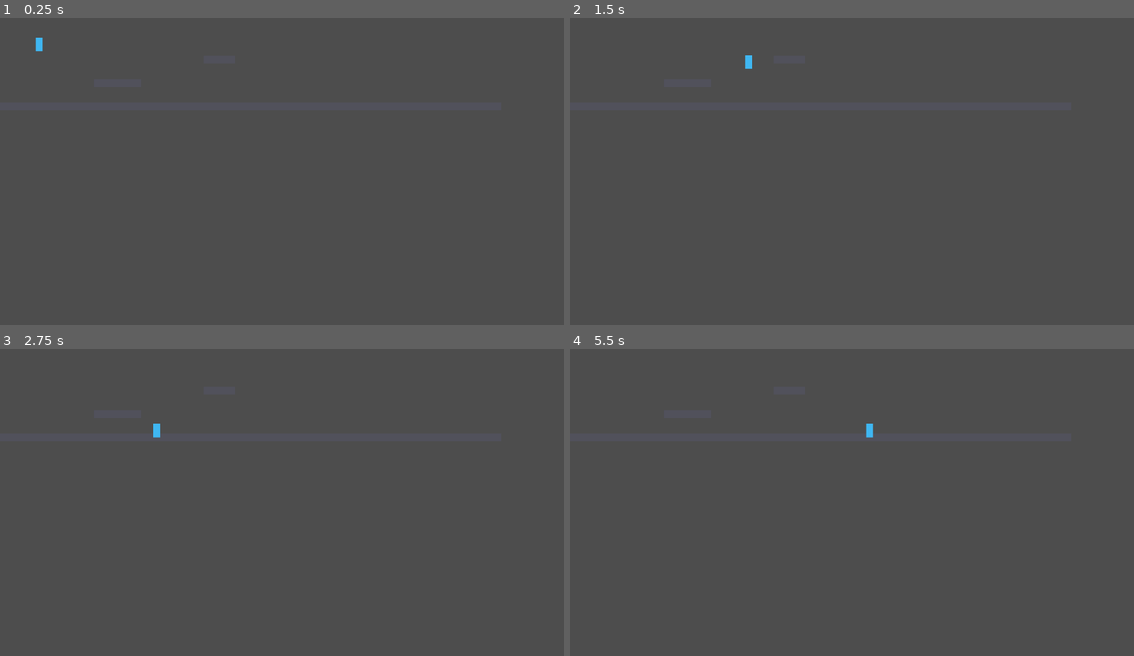
Above: before the commit, frames 1-4 (two rows, left to right).
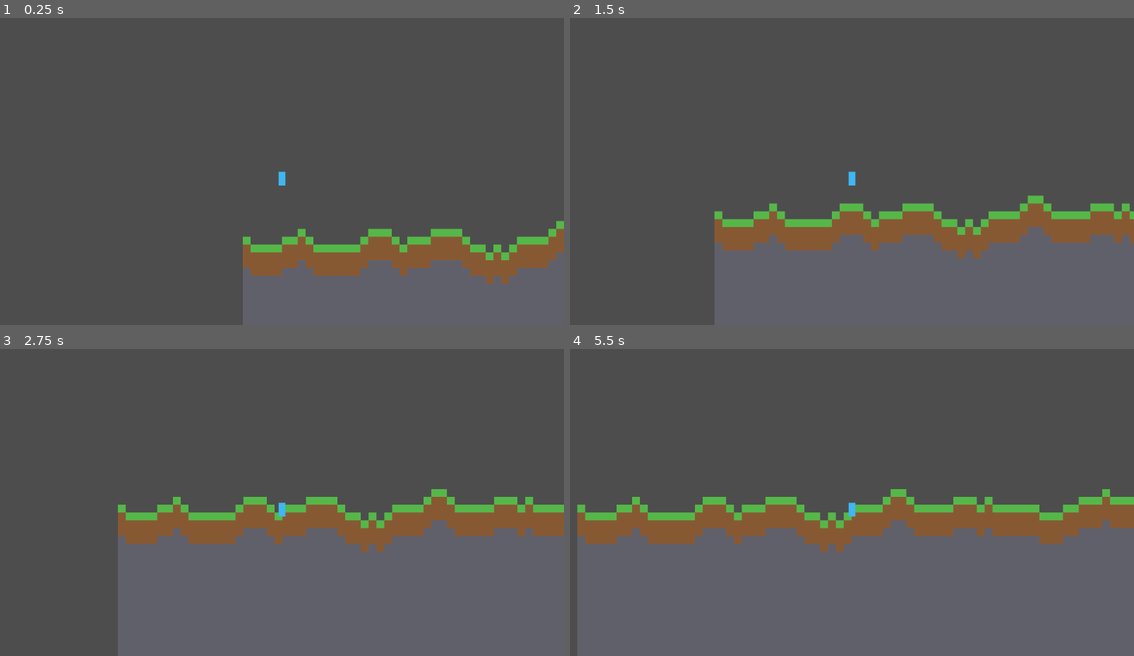
Above: after the commit, the same moments.

Repository: rudyrant/clawbox
Game: Godot game, scene res://scenes/main.tscn
Same seed, same stepped clock (60 frames per second), same inputs: the game is played once before the commit and once after it.
Inputs:
- Up to frame 1 (0.25 s): no input
- Up to frame 2 (1.5 s): tap Enter (ui_accept) at 0.5, 0.77 s; hold Right (ui_right) from 0.53 s (still down)
- Up to frame 3 (2.75 s): tap Enter (ui_accept) at 1.52 s; release Right (ui_right) at 2.03 s; hold Left (ui_left) from 2.03 s (still down)
- Up to frame 4 (5.5 s): release Left (ui_left) at 2.78 s; hold Right (ui_right) 2.78-4.28 s; tap Enter (ui_accept) at 3.02, 3.77, 4.52 s; hold Left (ui_left) 4.28-5.03 s; hold Right (ui_right) from 5.03 s (still down)

The runs differ from the first frame. In frame 1, 16% of the frame differs, in the area x 6-100%, y 6-100%; in frame 2, 28%; in frame 3, 39%; in frame 4, 49%, in the area x 1-100%, y 24-100%.

Commit message:
feat: procedural world generation and camera follow

Diff:
--- a/player/player.tscn
+++ b/player/player.tscn
@@ -14,3 +14,7 @@
 
 [node name="CollisionShape2D" type="CollisionShape2D" parent="."]
 shape = SubResource("RectangleShape2D_player")
+
+[node name="MainCamera" type="Camera2D" parent="."]
+position = Vector2(0, -24)
+enabled = true
--- a/scripts/blocks_tilemap.gd
+++ b/scripts/blocks_tilemap.gd
@@ -1,8 +1,16 @@
 extends TileMap
 
 const TILE_SIZE := Vector2i(16, 16)
-const GROUND_Y := 12
-const LEVEL_WIDTH := 64
+const WORLD_WIDTH := 96
+const WORLD_HEIGHT := 40
+const BASE_SURFACE_Y := 12
+const SURFACE_VARIATION := 3
+const DIRT_DEPTH := 3
+
+const SOURCE_ID := 0
+const TILE_GRASS := Vector2i(0, 0)
+const TILE_DIRT := Vector2i(1, 0)
+const TILE_STONE := Vector2i(2, 0)
 
 func _ready() -> void:
 	if tile_set == null:
@@ -15,39 +23,52 @@
 	generated_tileset.add_physics_layer()
 
 	var source := TileSetAtlasSource.new()
-	var image := Image.create(TILE_SIZE.x, TILE_SIZE.y, false, Image.FORMAT_RGBA8)
-	image.fill(Color(0.32, 0.32, 0.36, 1.0))
+	var image := Image.create(TILE_SIZE.x * 3, TILE_SIZE.y, false, Image.FORMAT_RGBA8)
+	image.fill_rect(Rect2i(0, 0, TILE_SIZE.x, TILE_SIZE.y), Color(0.34, 0.72, 0.29, 1.0)) # grass
+	image.fill_rect(Rect2i(TILE_SIZE.x, 0, TILE_SIZE.x, TILE_SIZE.y), Color(0.53, 0.35, 0.2, 1.0)) # dirt
+	image.fill_rect(Rect2i(TILE_SIZE.x * 2, 0, TILE_SIZE.x, TILE_SIZE.y), Color(0.38, 0.38, 0.42, 1.0)) # stone
 	var texture := ImageTexture.create_from_image(image)
 
 	source.texture = texture
 	source.texture_region_size = TILE_SIZE
-	source.create_tile(Vector2i.ZERO)
+	source.create_tile(TILE_GRASS)
+	source.create_tile(TILE_DIRT)
+	source.create_tile(TILE_STONE)
 
-	generated_tileset.add_source(source, 0)
+	generated_tileset.add_source(source, SOURCE_ID)
 
-	var tile_data := source.get_tile_data(Vector2i.ZERO, 0)
-	tile_data.add_collision_polygon(0)
-	tile_data.set_collision_polygon_points(
-		0,
-		0,
-		PackedVector2Array([
-			Vector2(0, 0),
-			Vector2(TILE_SIZE.x, 0),
-			Vector2(TILE_SIZE.x, TILE_SIZE.y),
-			Vector2(0, TILE_SIZE.y)
-		])
-	)
+	for atlas_coords in [TILE_GRASS, TILE_DIRT, TILE_STONE]:
+		var tile_data := source.get_tile_data(atlas_coords, 0)
+		tile_data.add_collision_polygon(0)
+		tile_data.set_collision_polygon_points(
+			0,
+			0,
+			PackedVector2Array([
+				Vector2(0, 0),
+				Vector2(TILE_SIZE.x, 0),
+				Vector2(TILE_SIZE.x, TILE_SIZE.y),
+				Vector2(0, TILE_SIZE.y)
+			])
+		)
 
 	return generated_tileset
 
 func _build_level() -> void:
 	clear()
+	var terrain_noise := FastNoiseLite.new()
+	terrain_noise.noise_type = FastNoiseLite.TYPE_SIMPLEX
+	terrain_noise.seed = 1337
+	terrain_noise.frequency = 0.08
 
-	for x in range(LEVEL_WIDTH):
-		set_cell(0, Vector2i(x, GROUND_Y), 0, Vector2i.ZERO)
+	for x in range(WORLD_WIDTH):
+		var noise_height := int(round(terrain_noise.get_noise_1d(float(x)) * SURFACE_VARIATION))
+		var surface_y := BASE_SURFACE_Y + noise_height
 
-	for x in range(12, 18):
-		set_cell(0, Vector2i(x, GROUND_Y - 3), 0, Vector2i.ZERO)
+		for y in range(surface_y, WORLD_HEIGHT):
+			var atlas_coords := TILE_STONE
+			if y == surface_y:
+				atlas_coords = TILE_GRASS
+			elif y <= surface_y + DIRT_DEPTH:
+				atlas_coords = TILE_DIRT
 
-	for x in range(26, 30):
-		set_cell(0, Vector2i(x, GROUND_Y - 6), 0, Vector2i.ZERO)
+			set_cell(0, Vector2i(x, y), SOURCE_ID, atlas_coords)
Not shown, added: gh_2.45.0_linux_amd64.tar.gz
Not shown, added: gh_2.45.0_linux_amd64/LICENSE
Not shown, added: gh_2.45.0_linux_amd64/share/man/man1/gh-alias-delete.1
Not shown, added: gh_2.45.0_linux_amd64/share/man/man1/gh-alias-import.1
Not shown, added: gh_2.45.0_linux_amd64/share/man/man1/gh-alias-list.1
Not shown, added: gh_2.45.0_linux_amd64/share/man/man1/gh-alias-set.1
Not shown, added: gh_2.45.0_linux_amd64/share/man/man1/gh-alias.1
Not shown, added: gh_2.45.0_linux_amd64/share/man/man1/gh-api.1
Not shown, added: gh_2.45.0_linux_amd64/share/man/man1/gh-auth-login.1
Not shown, added: gh_2.45.0_linux_amd64/share/man/man1/gh-auth-logout.1
Not shown, added: gh_2.45.0_linux_amd64/share/man/man1/gh-auth-refresh.1
Not shown, added: gh_2.45.0_linux_amd64/share/man/man1/gh-auth-setup-git.1
(and 176 more such lines)
